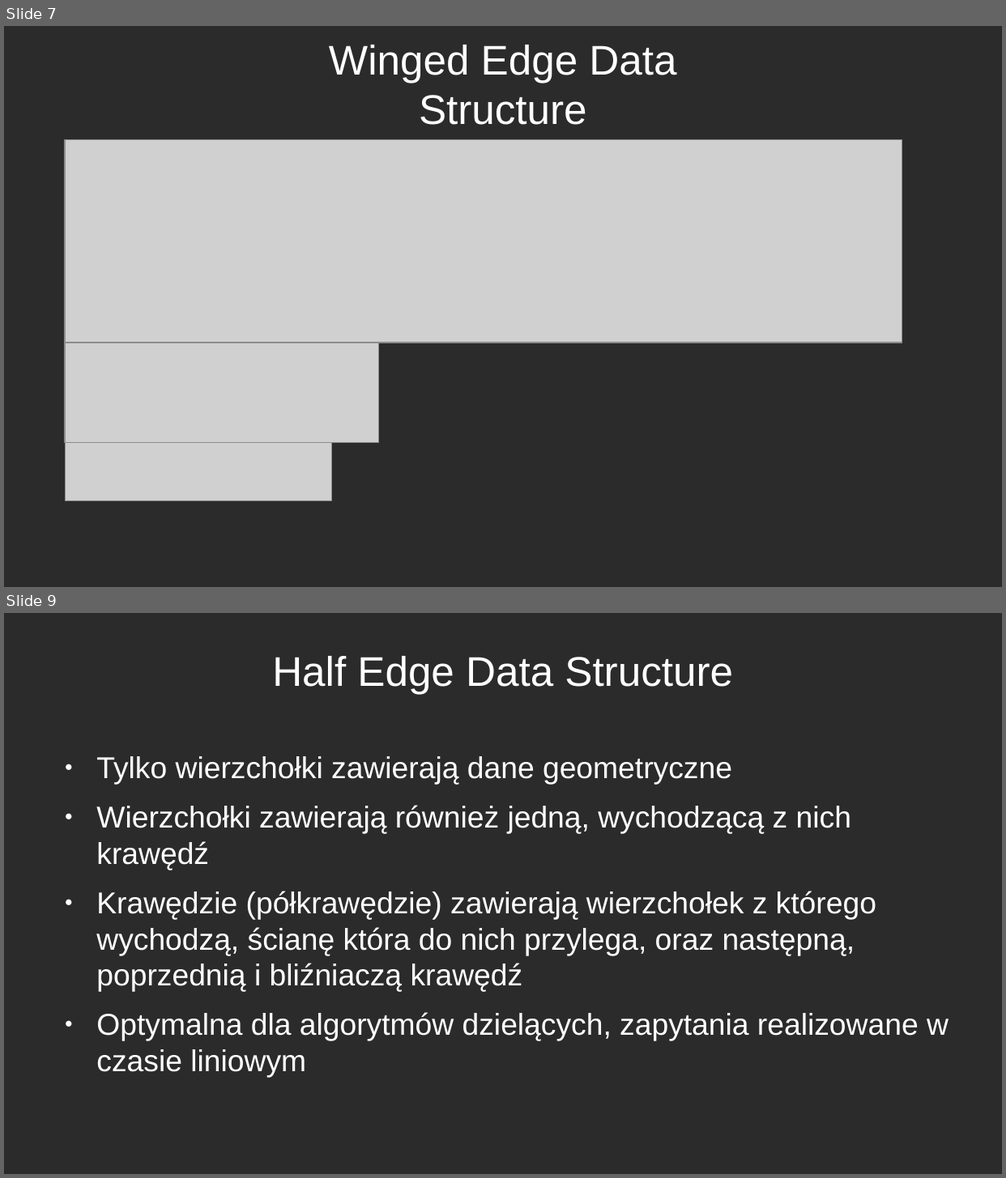
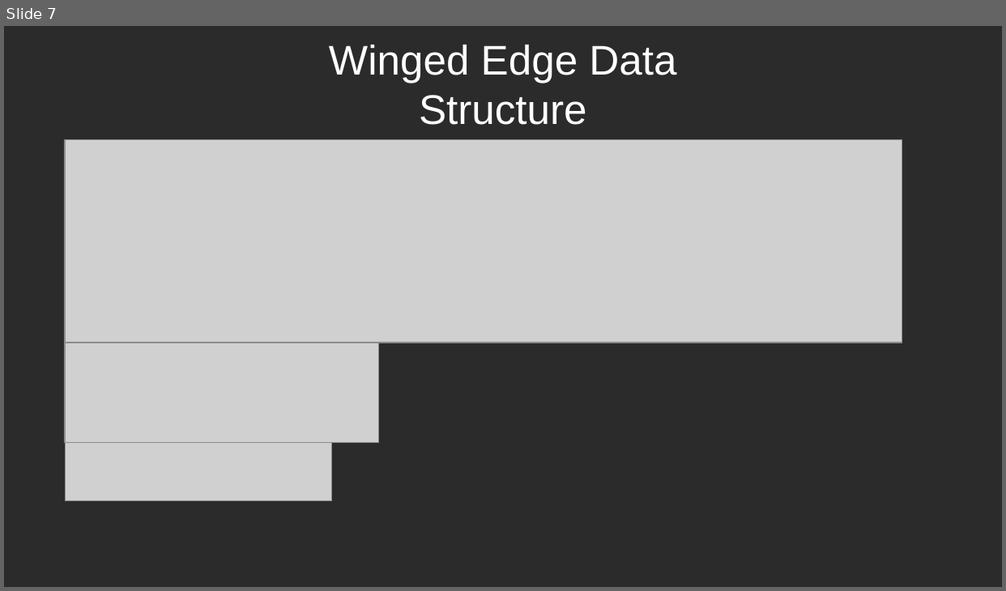
Before and after one commit to djastrzab/Algorytmy-Geometryczne, a slide deck: projekt/prezentacja.odp. Shown one above the other, each under a label of ours: slides 7 and 9 before the commit, slide 7 after it; the slides between them are not shown. The pictures are 1006x1178 and 1006x591 pixels, drawn with LibreOffice and Linux fonts; fonts in the diff are those of the drawing; grey boxes stand for pictures; background and template pictures are left out; a plain dark background stands for a picture behind light text. Boxes give left, top, right and bottom in pixels: in the first picture for what was removed or moved away, otherwise in the second. Text is boxed around its words. In the diff, an @@ line names an element or a change of style, - is before the commit and + after.

```diff
--- a/projekt/prezentacja.odp
+++ b/projekt/prezentacja.odp
@@ slide 9 removed at (4, 613, 1002, 1174), background picture (left out) @@
@@ title removed at (272, 656, 733, 695) @@
-Half Edge Data Structure
@@ text removed at (96, 756, 948, 1078) @@
-● Tylko wierzchołki zawierają dane geometryczne
-● Wierzchołki zawierają również jedną, wychodzącą z nich krawędź
-● Krawędzie (półkrawędzie) zawierają wierzchołek z którego wychodzą, ścianę która do nich przylega, oraz następną, poprzednią i bliźniaczą krawędź
-● Optymalna dla algorytmów dzielących, zapytania realizowane w czasie liniowym
```
Also in this commit, not shown: 3 slides added, 5 other slides removed, 3 other files.
